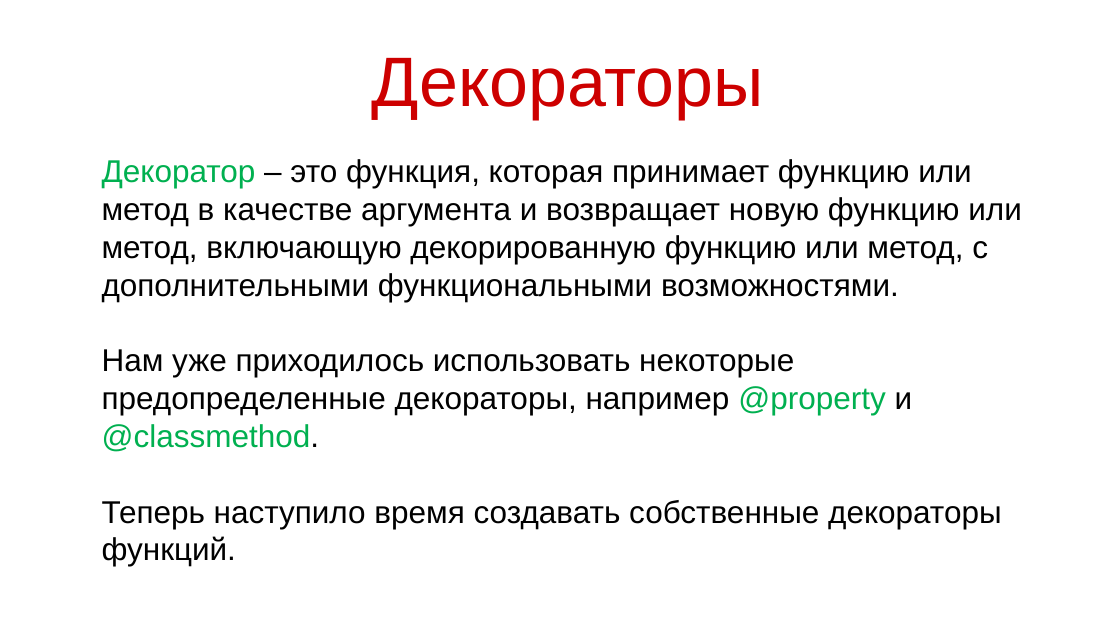
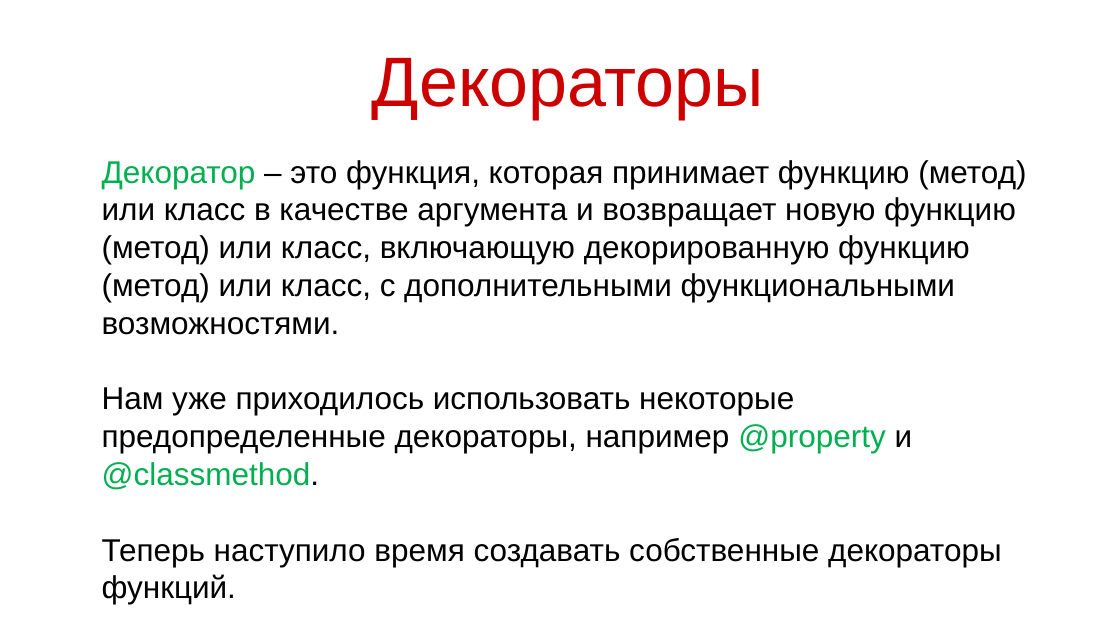
Before and after one commit to maxchv/LearnPython, a slide deck: slide 9 of week10/decorators.pptx. Drawn at 1120x630 pixels with LibreOffice and Linux fonts; fonts in the diff are those of the drawing. Boxes give left, top, right and bottom in pixels: in the first picture for what was removed or moved away, otherwise in the second. Text is boxed around its words. In the diff, an @@ line names an element or a change of style, - is before the commit and + after.

```diff
--- a/week10/decorators.pptx
+++ b/week10/decorators.pptx
@@ text at <box>102,160,1026,335</box>: text changed @@
-Декоратор – это функция, которая принимает функцию или метод в качестве аргумента и возвращает новую функцию или метод, включающую декорированную функцию или метод, с дополнительными функциональными возможностями.
+Декоратор – это функция, которая принимает функцию (метод) или класс в качестве аргумента и возвращает новую функцию (метод) или класс, включающую декорированную функцию (метод) или класс, с дополнительными функциональными возможностями.
```
Also in this commit, not shown: 6 other slides changed, 1 slide added, 1 other file.
